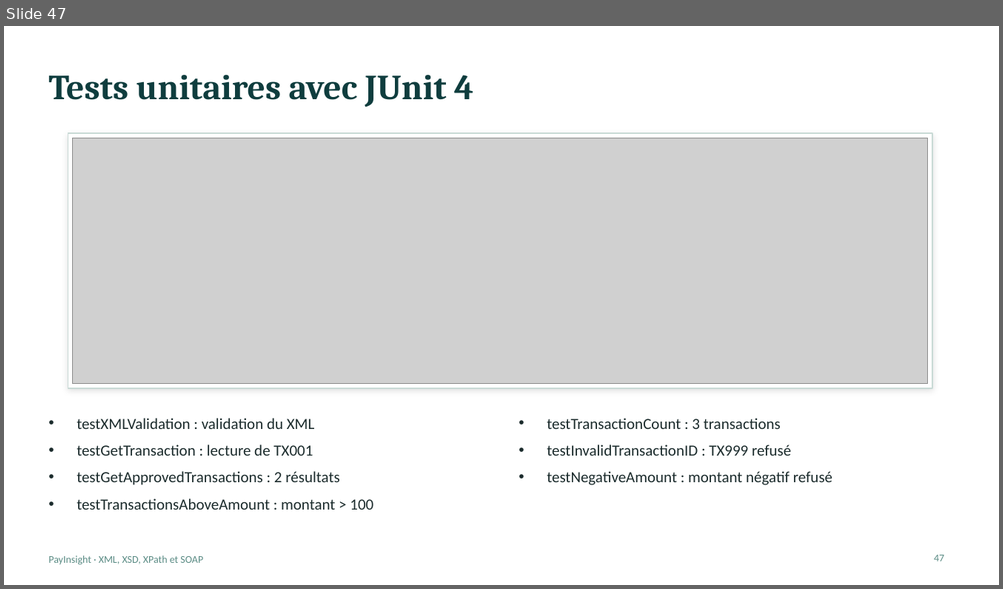
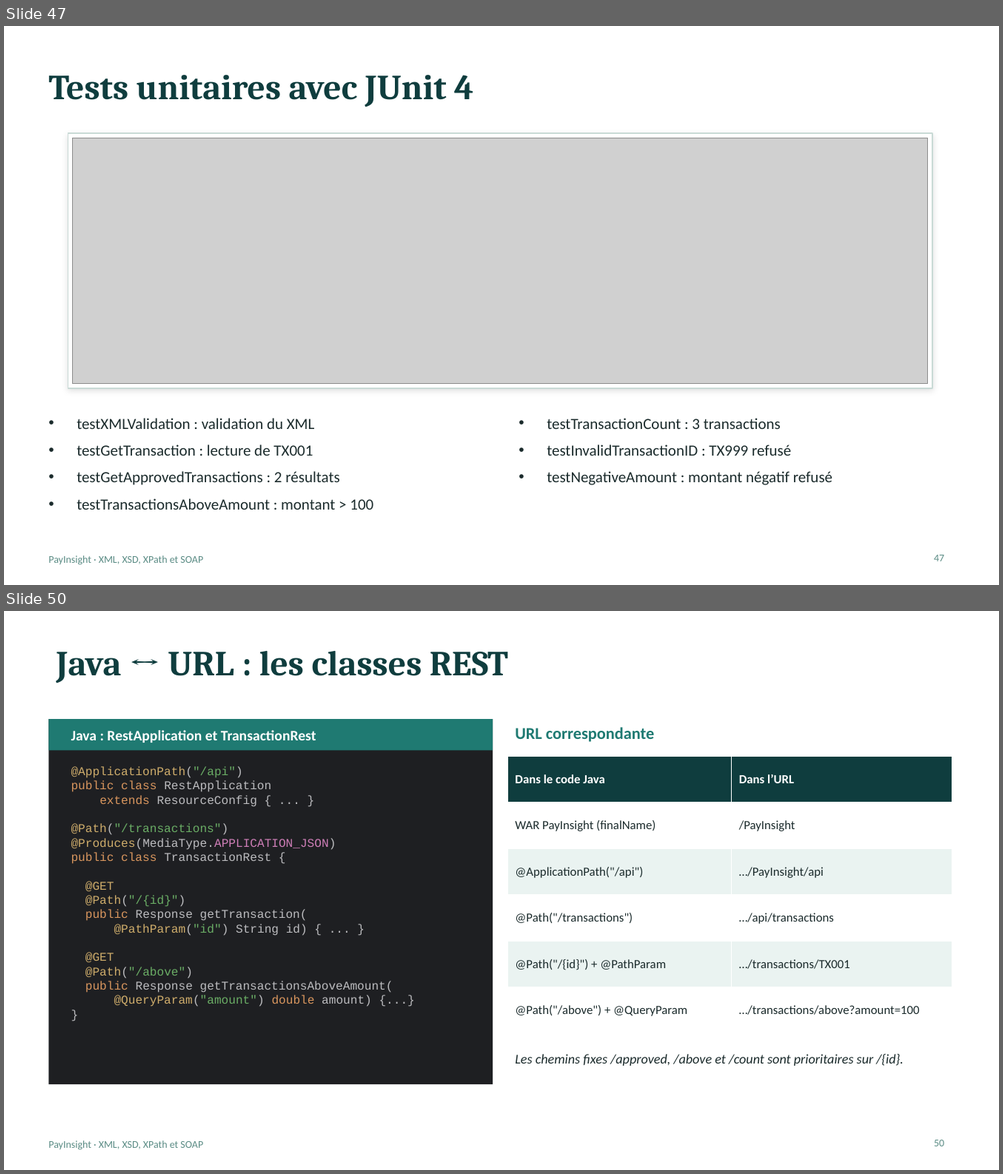
Before and after one commit to bouassidachayma/PayInsight, a slide deck: PayInsight_Presentation.pptx. Shown one above the other, each under a label of ours: slide 47 before the commit, slides 47 and 50 after it; the slides between them are not shown. The pictures are 1003x589 and 1003x1174 pixels, drawn with LibreOffice and Linux fonts; fonts in the diff are those of the drawing; grey boxes stand for pictures. Boxes give left, top, right and bottom in pixels: in the first picture for what was removed or moved away, otherwise in the second. Text is boxed around its words. In the diff, an @@ line names an element or a change of style, - is before the commit and + after.

Commit message:
Integrate REST API with Jersey and add input validation

```diff
--- a/PayInsight_Presentation.pptx
+++ b/PayInsight_Presentation.pptx
@@ slide 50 added at (x1=4, y1=611, x2=999, y2=1170), background #FFFFFF; not listed: 1 template element that a slide beside it also shows @@
@@ title added at (x1=56, y1=651, x2=508, y2=684), 34 pt, text #0F3D3E, bold @@
+Java ↔ URL : les classes REST
@@ rectangle added at (x1=48, y1=719, x2=492, y2=1085), fill #1E1F22 @@
@@ rectangle added at (x1=48, y1=719, x2=492, y2=751), fill #1F7A72 @@
@@ text added at (x1=71, y1=730, x2=316, y2=743), 14 pt, text #FFFFFF, bold @@
+Java : RestApplication et TransactionRest
@@ text added at (x1=515, y1=727, x2=654, y2=742), 16 pt, text #1F7A72, bold @@
+URL correspondante
@@ table added at (x1=508, y1=757, x2=951, y2=1034), 6 rows, 2 columns @@
+Dans le code Java | Dans l’URL
+WAR PayInsight (finalName) | /PayInsight
+@ApplicationPath("/api") | …/PayInsight/api
+@Path("/transactions") | …/api/transactions
+@Path("/{id}") + @PathParam | …/transactions/TX001
+@Path("/above") + @QueryParam | …/transactions/above?amount=100
@@ text added at (x1=71, y1=766, x2=393, y2=1007), 11.5 pt, text #BCBCBF @@
+@ApplicationPath("/api")
+public class RestApplication
+extends ResourceConfig { ... }
+@Path("/transactions")
+@Produces(MediaType.APPLICATION_JSON)
+public class TransactionRest {
+@GET
+@Path("/{id}")
+public Response getTransaction(
+@PathParam("id") String id) { ... }
+@GET
+@Path("/above")
+public Response getTransactionsAboveAmount(
+@QueryParam("amount") double amount) {...}
+}
@@ text added at (x1=515, y1=1054, x2=903, y2=1066), 13 pt, text #1B2B2C, italic @@
+Les chemins fixes /approved, /above et /count sont prioritaires sur /{id}.
@@ page number added at (x1=933, y1=1140, x2=944, y2=1147), 10 pt, text #5B8C85 @@
+50
```
Also in this commit, not shown: 11 slides changed, 8 other slides added.
